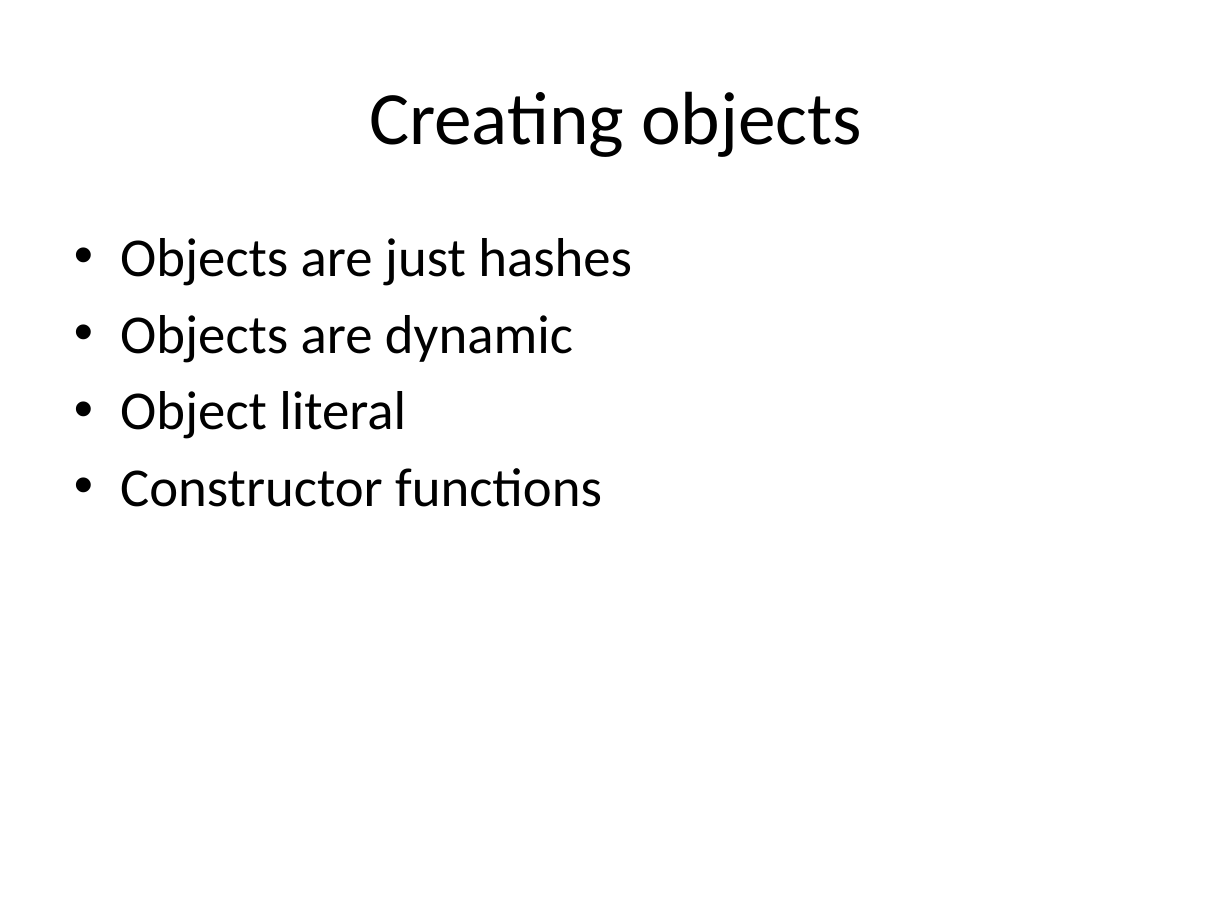
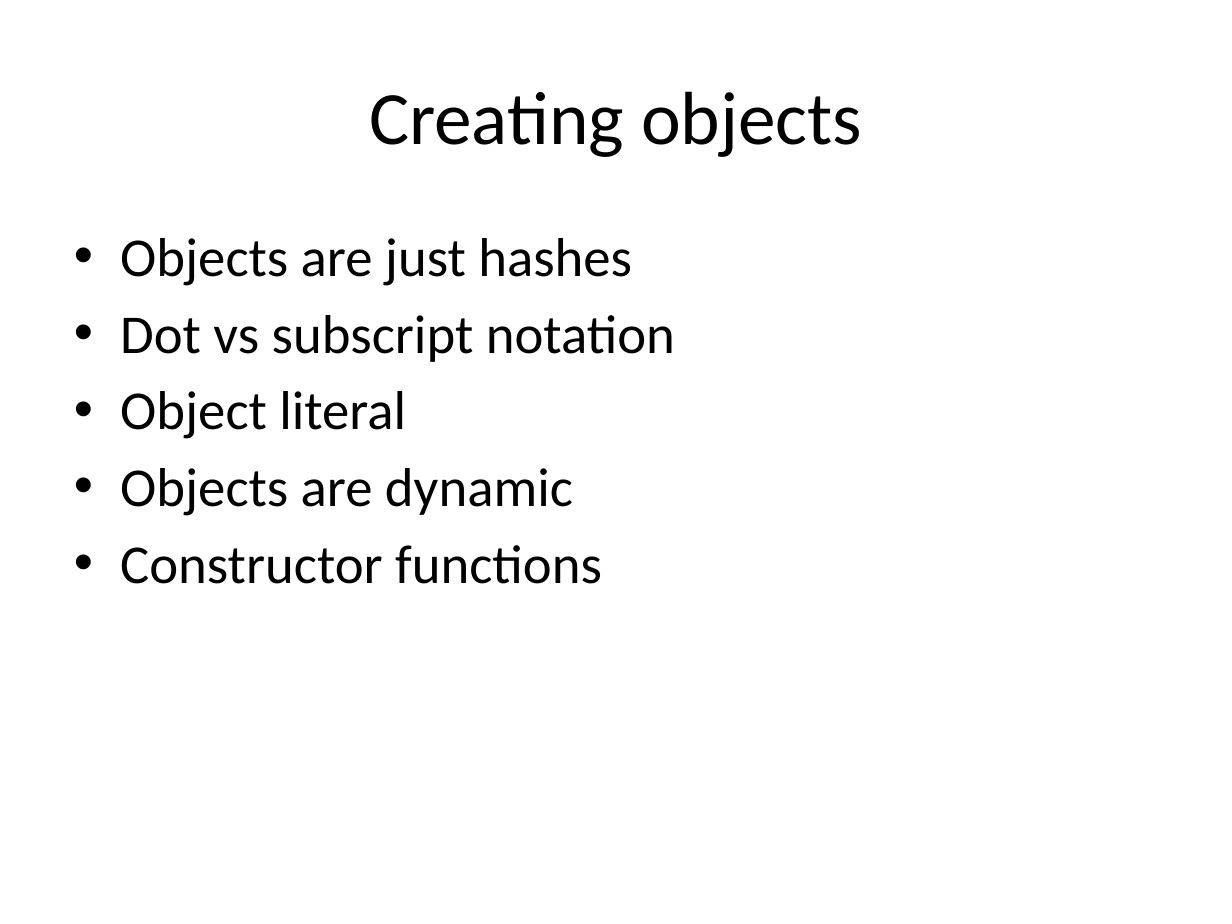
Before and after one commit to helephant/JavascriptObjects, a slide deck: slide 5 of javascript-objects.pptx (slide 2 before the commit). Drawn at 1232x924 pixels with LibreOffice and Linux fonts; fonts in the diff are those of the drawing. Boxes give left, top, right and bottom in pixels: in the first picture for what was removed or moved away, otherwise in the second. Text is boxed around its words. In the diff, an @@ line names an element or a change of style, - is before the commit and + after.

```diff
--- a/javascript-objects.pptx
+++ b/javascript-objects.pptx
@@ text at bbox=[120, 315, 675, 439]: paragraphs added @@
+• Dot vs subscript notation
+• Object literal
```
Also in this commit, not shown: 3 slides added.
